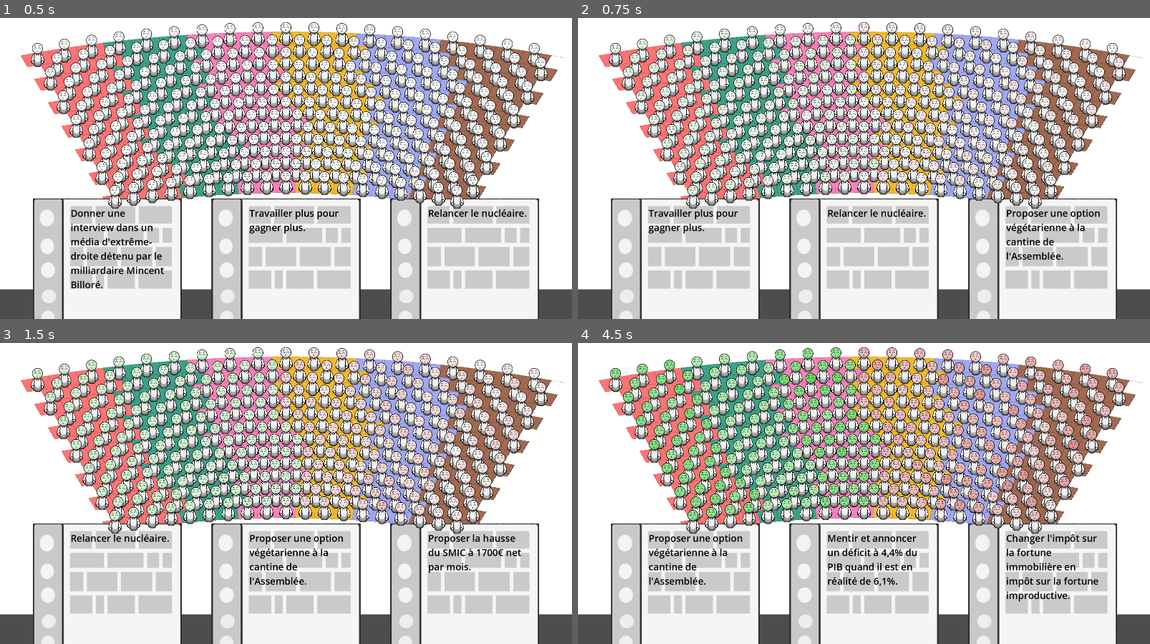
Above: before the commit, frames 1-4 (two rows, left to right).
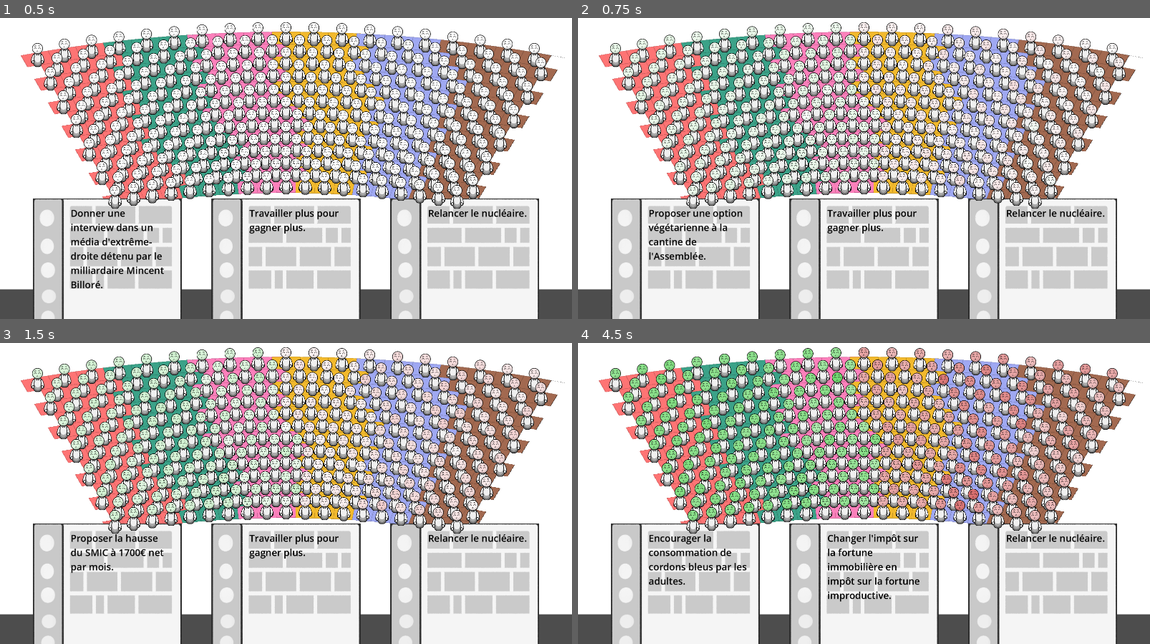
Above: after the commit, the same moments.

Repository: remimorvan/assemblee-nationale-simulator
Game: Godot game, scene res://scenes/game.tscn
Same seed, same stepped clock (60 frames per second), same inputs: the game is played once before the commit and once after it.
Inputs (mouse positions are in pixels of both pictures, inside the frame that each line leads up to):
- Up to frame 1 (0.5 s): no input
- Up to frame 2 (0.75 s): tap Enter at 0.5 s; move the mouse to (686, 294) at 0.52 s; click (686, 294) at 0.67 s
- Up to frame 3 (1.5 s): tap Space at 1.25 s; click (108, 619) at 1.42 s
- Up to frame 4 (4.5 s): tap Enter at 2, 3.5 s; click (686, 619) at 2.17 s; tap Space at 2.75, 4.25 s; move the mouse to (864, 619) at 2.77 s; click (864, 619) at 2.92 s; click (864, 619) at 3.67 s; click (864, 619) at 4.42 s

Frame 1 is identical in both runs. In frame 2, 1.7% of the frame differs, in the area x 12-93%, y 63-81%; in frame 3, 1.7%; in frame 4, 6.2%, in the area x 12-93%, y 2-86%.

Commit message:
add_card / remove_card moved to player

Diff:
--- a/scripts/card.gd
+++ b/scripts/card.gd
@@ -53,13 +53,5 @@
 		for mp in get_tree().get_nodes_in_group("MP"):
 			mp.approval += get_approval_change(PoliticalGroup[mp.group_id])
 		# Remove card from hand
-		var card_nb: int = 0
-		for card in Player.hand:
-			if card == self:
-				Player.hand.pop_at(card_nb)
-			card_nb += 1
-		Player.remove_child(self)
-		var new_card: Area2D = Deck.get_new_card()
-		Player.add_child(new_card)
-		Player.hand.append(new_card)
-		Player.print_hand()
+		var card_pos: int = Player.remove_card_from_hand(self)
+		Player.add_card_to_hand(card_pos)
--- a/scripts/player.gd
+++ b/scripts/player.gd
@@ -25,3 +25,19 @@
 		card.position.x = viewport_size[0]/2 + (card_nb - (len(hand)-1)/2.0)*(card_size[0]*1.2)
 		card.position.y = 1000
 		card_nb+=1
+
+func remove_card_from_hand(card: Area2D) -> int:
+	var card_nb: int = 0
+	for other_card in hand:
+		if other_card == card:
+			hand.pop_at(card_nb)
+			break
+		card_nb += 1
+	remove_child(card)
+	return card_nb
+
+func add_card_to_hand(card_pos: int) -> void:
+	var new_card: Area2D = Deck.get_new_card()
+	add_child(new_card)
+	hand.insert(card_pos, new_card)
+	print_hand()
Not shown: 1 places in scenes/card.tscn that only renumber resources
Not shown: 1 places in scenes/mp.tscn that only renumber resources
